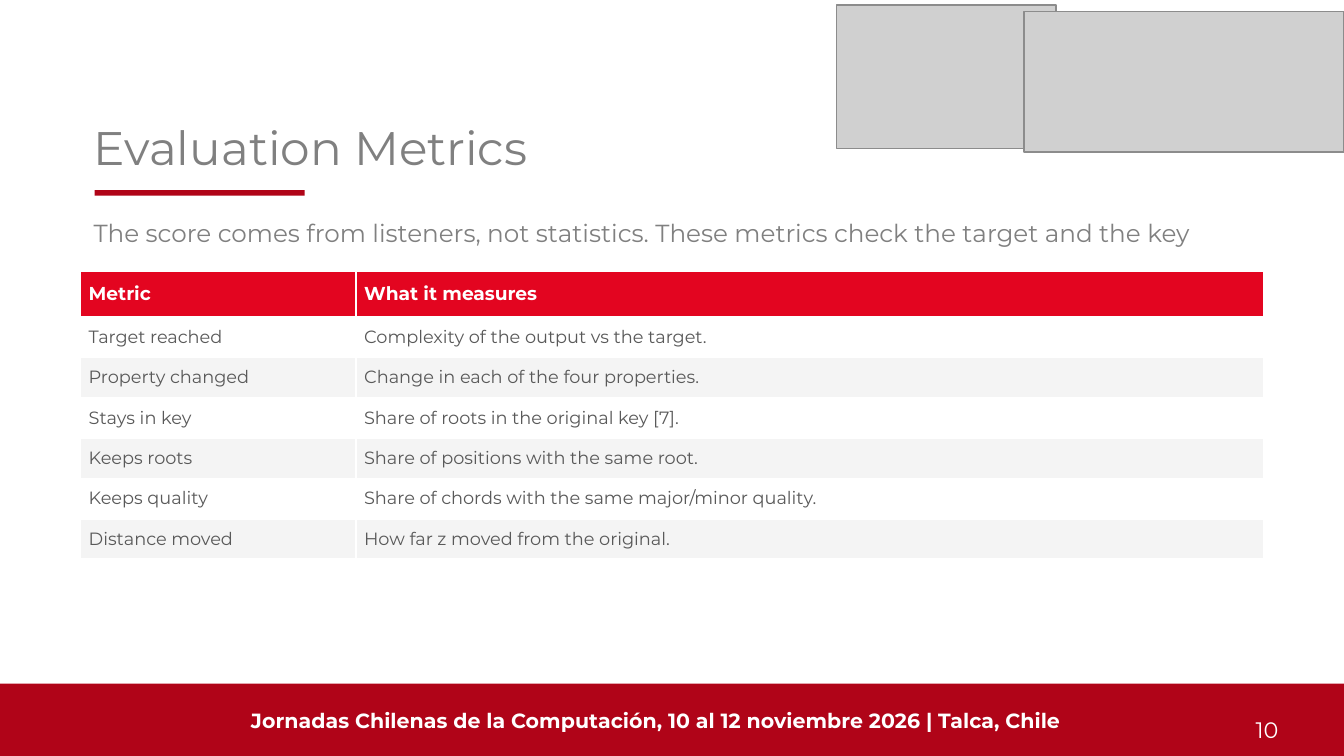
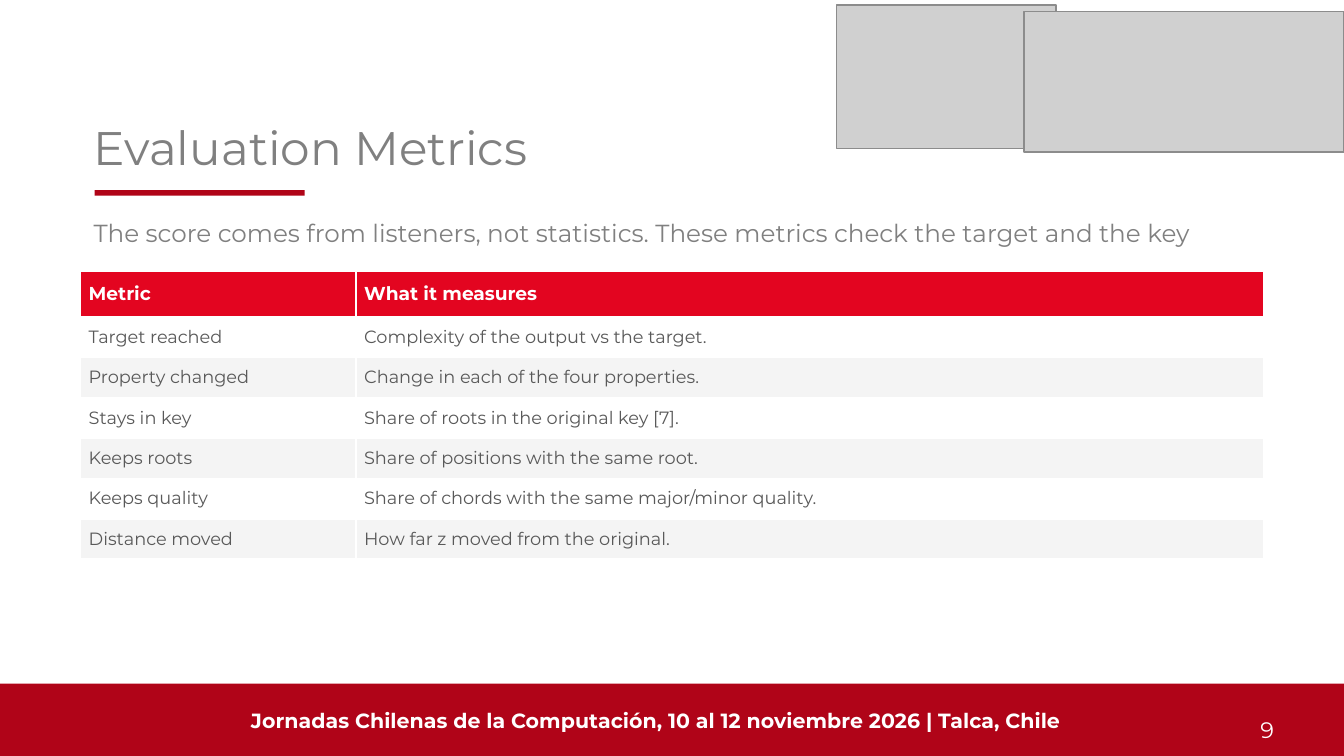
Before and after one commit to Pepebeats-flp/SCL_2.0, a slide deck: slide 9 of JCC2026/PEARL_JCC2026.pptx (slide 10 before the commit). Drawn at 1344x756 pixels with LibreOffice and Linux fonts; fonts in the diff are those of the drawing; grey boxes stand for pictures. Boxes give left, top, right and bottom in pixels: in the first picture for what was removed or moved away, otherwise in the second. Text is boxed around its words. In the diff, an @@ line names an element or a change of style, - is before the commit and + after.

```diff
--- a/JCC2026/PEARL_JCC2026.pptx
+++ b/JCC2026/PEARL_JCC2026.pptx
@@ text at box(1260, 722, 1274, 738): text changed @@
-10
+9
```
Also in this commit, not shown: 12 other slides changed, 2 slides added, 3 slides removed, 18 other files.
